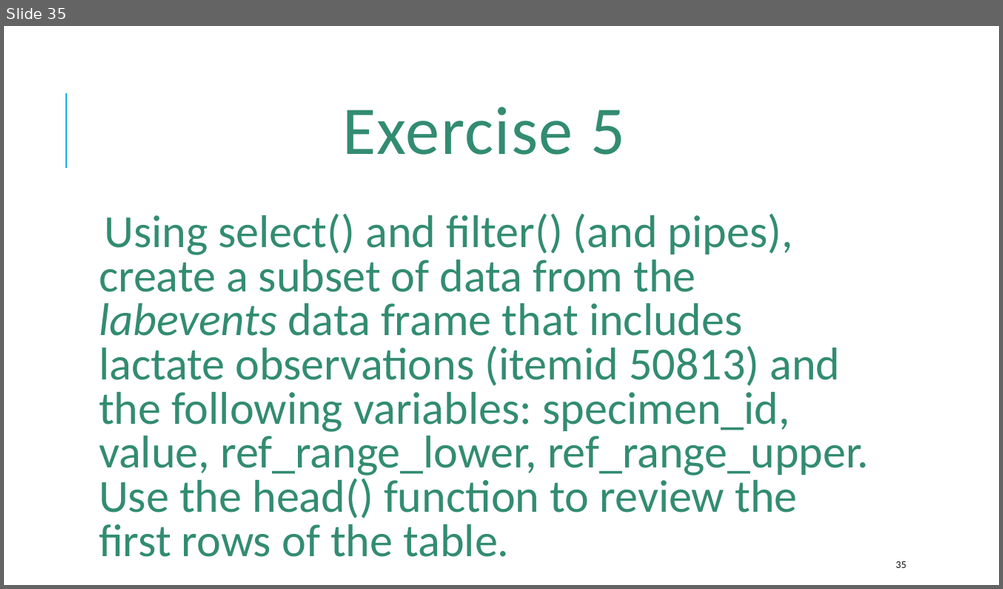
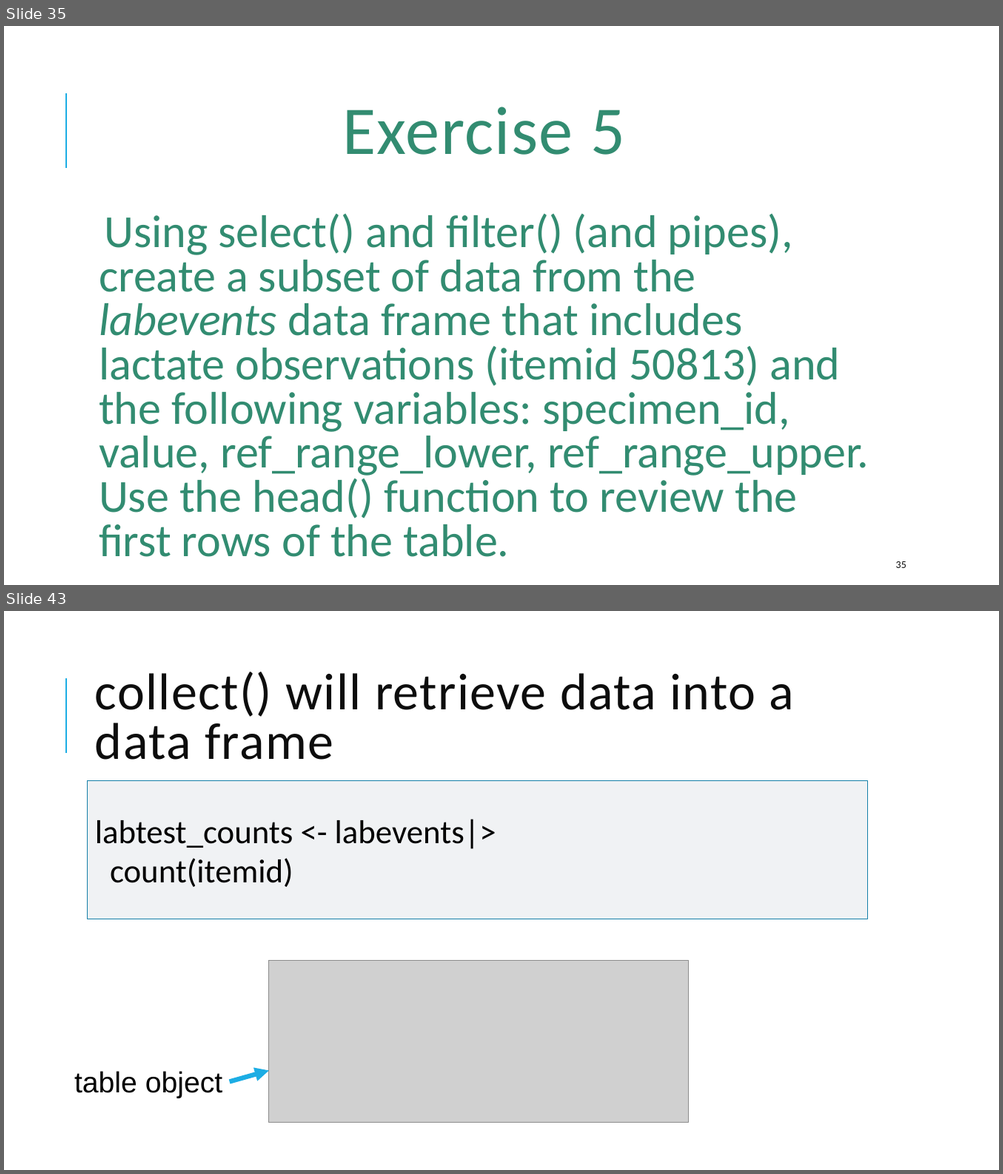
Before and after one commit to amromeo/api_r_int_db_24, a slide deck: presentations/02 - Databases with R.pptx. Shown one above the other, each under a label of ours: slide 35 before the commit, slides 35 and 43 after it; the slides between them are not shown. The pictures are 1003x589 and 1003x1174 pixels, drawn with LibreOffice and Linux fonts; fonts in the diff are those of the drawing; grey boxes stand for pictures. Boxes give left, top, right and bottom in pixels: in the first picture for what was removed or moved away, otherwise in the second. Text is boxed around its words. In the diff, an @@ line names an element or a change of style, - is before the commit and + after.

```diff
--- a/presentations/02 - Databases with R.pptx
+++ b/presentations/02 - Databases with R.pptx
@@ slide 43 added at (x1=4, y1=611, x2=999, y2=1170), background #FFFFFF; not listed: 1 template element that a slide beside it also shows @@
@@ title added at (x1=95, y1=672, x2=794, y2=760), 50 pt, text #0D0D0D @@
+collect() will retrieve data into a data frame
@@ rectangle added at (x1=88, y1=781, x2=868, y2=919), fill #F0F2F4, outline #1580A9 0.75 pt, 32 pt, text #000000 @@
+labtest_counts <- labevents|>
+count(itemid)
@@ picture added at (x1=269, y1=961, x2=688, y2=1123) @@
@@ text added at (x1=74, y1=1071, x2=222, y2=1099), 28 pt, text #000000 @@
+table object
@@ arrow added from (229, 1082) to (269, 1071), #1CADE4 4.5 pt @@
```
Also in this commit, not shown: 3 slides changed, 8 other slides added, 1 slide removed, 1 other file.
